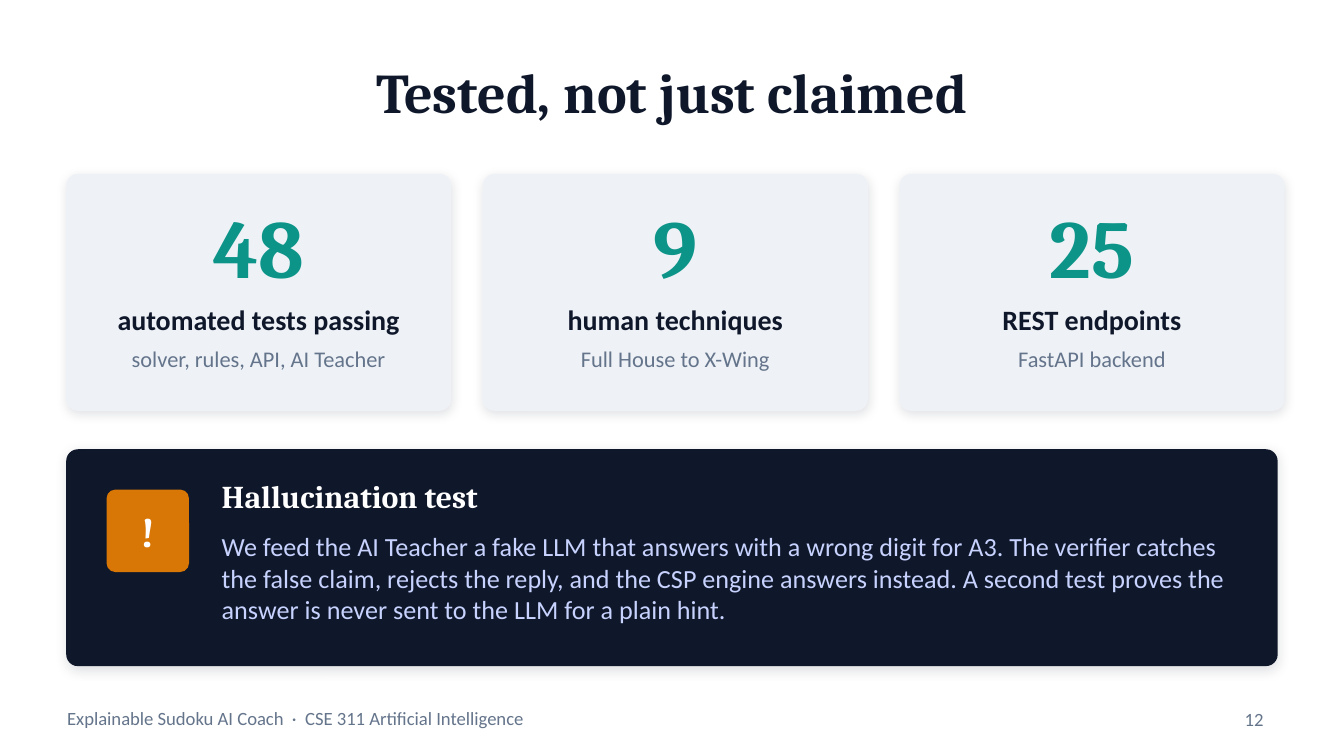
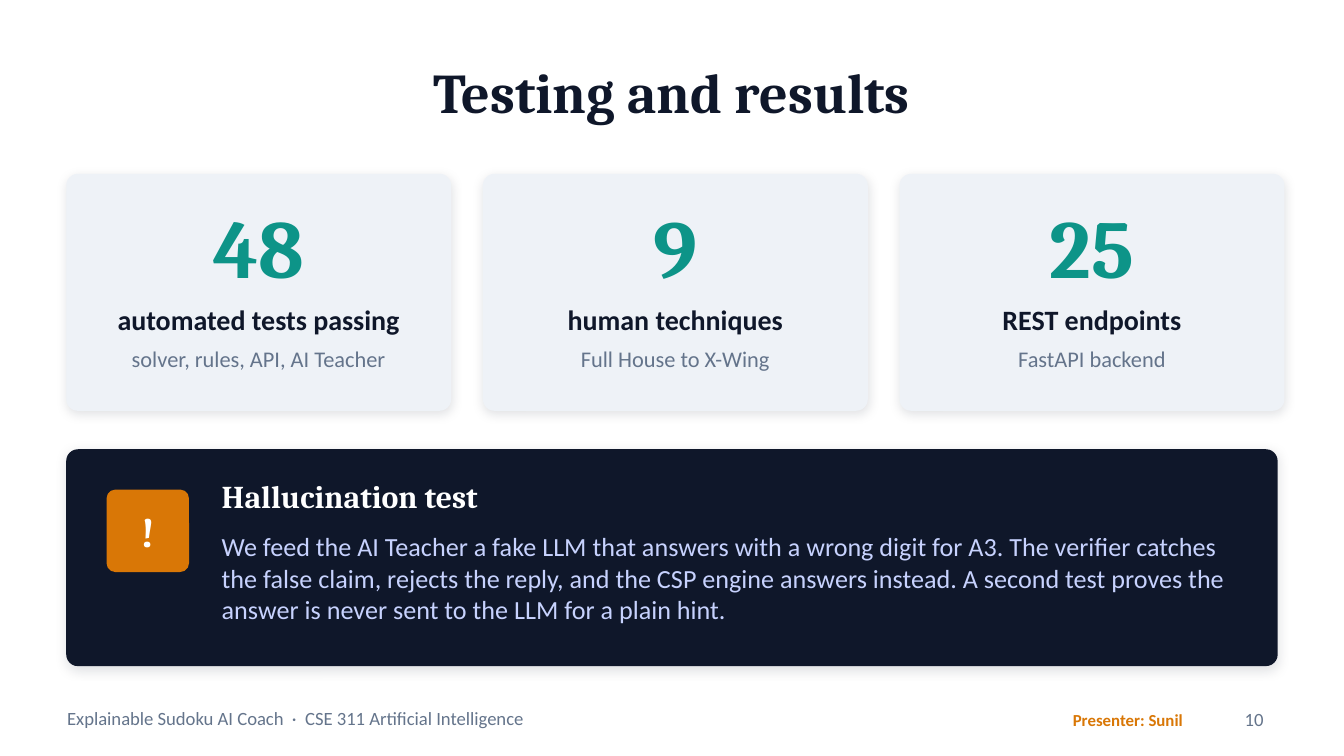
Before and after one commit to tejaes7/Sudoku-Sensei, a slide deck: slide 10 of Sudoku_AI_Coach_Presentation.pptx (slide 12 before the commit). Drawn at 1344x756 pixels with LibreOffice and Linux fonts; fonts in the diff are those of the drawing. Boxes give left, top, right and bottom in pixels: in the first picture for what was removed or moved away, otherwise in the second. Text is boxed around its words. In the diff, an @@ line names an element or a change of style, - is before the commit and + after.

```diff
--- a/Sudoku_AI_Coach_Presentation.pptx
+++ b/Sudoku_AI_Coach_Presentation.pptx
@@ title at (434,74,910,125): text changed @@
-Tested, not just claimed
+Testing and results
@@ text added at (1073,714,1183,726), 9 pt, text #D97706, bold @@
+Presenter: Sunil
@@ page number at (1245,714,1264,726): text changed @@
-12
+10
```
Also in this commit, not shown: 11 other slides changed, 3 slides added, 3 slides removed, 1 other file.
